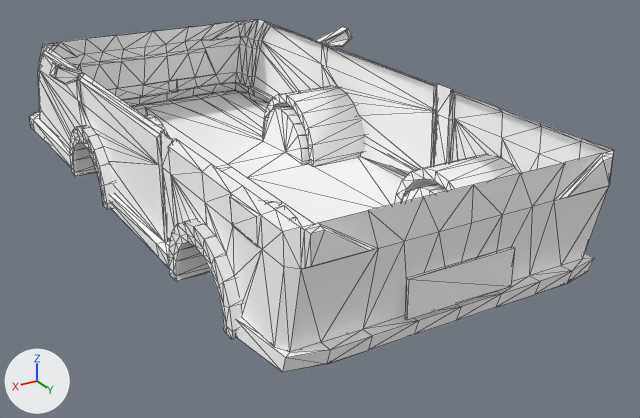
Two versions of the glTF model src/assets/3d/SPORT-BOTTOM.glb, one commit apart.
The view is the same before and after, from a camera (50 mm lens) standing at (2.09, 3.58, 2.1) and looking at (-0.23, -0.29, 0.16). The axes (+X, +Y, +Z) are drawn at lower left. The lights are the same throughout. Mesh edges are drawn as thin lines. Where no turn or scale is listed for an object, it has been applied to the vertices. Vertices at the same position are counted once.
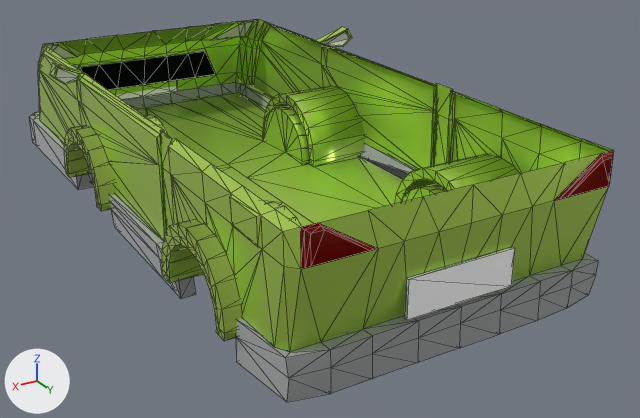
Where the newer file only moved an object's origin or applied its transform, the numbers keep the older frame.

Patch to the scene script:
```diff
--- a/src/assets/3d/SPORT-BOTTOM.glb.py
+++ b/src/assets/3d/SPORT-BOTTOM.glb.py
@@ img_image_3 @@
+img_image_3 = load_image('Image_3', '_unpacked/Image_3', 2048, 2048, 'sRGB')
@@ img_image_2 @@
+img_image_2 = load_image('Image_2', '_unpacked/Image_2', 2048, 2048, 'sRGB')
@@ mat_material_3 @@
+mat_material_3 = principled_material('Material_3')
+mat_material_3.texture = img_image_3
+mat_material_3.metallic = 1.0
+mat_material_3.roughness = 0.997
@@ mat_material_2 @@
+mat_material_2 = principled_material('Material_2')
+mat_material_2.texture = img_image_2
+mat_material_2.metallic = 0.7
+mat_material_2.roughness = 0.3
@@ me_mesh_2 @@
 # used by ob_mesh_2; location = (0.0, -0.001, 0.026)
-me_mesh_2.from_pydata(...)  # 803 vertices, 1254 faces; spans x -0.94..0.94, y -2.47..1.22, z 0.22..0.92
+me_mesh_2.from_pydata(...)  # 776 vertices, 1200 faces; spans x -0.94..0.94, y -2.4..1.22, z 0.22..0.92
+# me_mesh_2 part 1
+# 33 vertices are removed from x -0.82..0.82, y -2.47..1.17, z 0.22..0.23
+# 62 faces are deleted
+# 78 vertices in x 0.84, y -1.32..0.82, z 0.22..0.59 move by (0.03, 0.0, 0.0)
+# 39 vertices in x -0.85..-0.84, y 0.17..0.82, z 0.22..0.59 move by (-0.03, 0.0, 0.0)
+# 39 vertices in x -0.83, y -1.32..-0.67, z 0.23..0.58 move by (-0.04, 0.0, 0.0)
+# 2 vertices move from x -0.79..0.79, y -2.18, z 0.31 to x -0.79..0.79, y -2.18, z 0.3
+# 6 vertices are added at (-0.82, 0.77, 0.23), (0.82, 0.77, 0.23), (0.74, 1.1, 0.23), (0.76, 0.77, 0.23), (-0.74, 1.1, 0.23), (-0.76, 0.77, 0.23)
+# 8 new faces join them
+# me_mesh_2 part 2: 16 kept faces spanning x -0.75..0.75, y -2.08..-2.0, z 0.82..0.84 get new texture (UV) coordinates
+# me_mesh_2 part 3: 1192 faces spanning x -0.94..0.94, y -2.4..1.22, z 0.22..0.92 switch from mat_material_1 (picture img_image_1) to mat_material_2 (picture img_image_2)
@@ me_mesh_3 @@
 # used by ob_mesh_3; location = (0.0, -0.001, 0.026)
-me_mesh_3.from_pydata(...)  # 169 vertices, 188 faces; spans x -0.93..0.93, y -2.47..1.24, z 0.22..0.9
+me_mesh_3.from_pydata(...)  # 260 vertices, 390 faces; spans x -0.93..0.93, y -2.47..1.24, z 0.1..0.9
+# me_mesh_3 part 4
+# 26 vertices are removed from x -0.82..0.82, y -2.47..1.17, z 0.22..0.31
+# 50 faces are deleted
+# 2 vertices move from x -0.82..-0.79, y 0.81, z 0.3 to x -0.82..-0.79, y 0.84, z 0.3
+# 81 vertices are added at x -0.82..0.82, y -2.47..1.19, z 0.1..0.31
+# 7 new vertices lie (0.0, 0.01, -0.08) away from vertices in x -0.62..0.62, y 1.19, z 0.31
+# 7 new vertices lie (0.0, 0.02, -0.1) away from vertices in x -0.62..0.62, y -2.38, z 0.3
+# 7 new vertices lie (0.0, 0.0, -0.11) away from vertices in x -0.43..0.82, y 0.23..1.2, z 0.23
+# 5 new vertices lie (0.0, -0.02, -0.18) away from vertices in x -0.43..0.43, y -2.45, z 0.29
+# 5 new vertices lie (0.0, 0.1, -0.01) away from vertices in x -0.43..0.43, y -2.47, z 0.11
+# 5 new vertices lie (-0.01, 0.0, -0.11) away from vertices in x 0.75..0.82, y -0.68..0.23, z 0.23
+# 252 new faces join them
+# me_mesh_3 part 5: 138 faces spanning x -0.93..0.93, y -2.45..1.24, z 0.23..0.9 switch from mat_material_1 (picture img_image_1) to mat_material_3 (picture img_image_3)
```

Where the change shows, as pixel boxes (x1, y1, x2, y2) in the pictures (640 x 418 px):
'Mesh_3', reshaped (9% taller)
    before: (30, 21, 614, 372)
    after: (30, 21, 614, 402)
part 1 of me_mesh_2, cut back
    both: (40, 76, 519, 349)
part 2 of me_mesh_2, surface changed
    both: (45, 19, 256, 44)
part 3 of me_mesh_2, recoloured (white to green)
    both: (38, 19, 613, 352)
part 4 of me_mesh_3, built on
    before: (30, 83, 594, 372)
    after: (30, 83, 599, 402)
part 5 of me_mesh_3, recoloured
    both: (30, 21, 614, 357)
